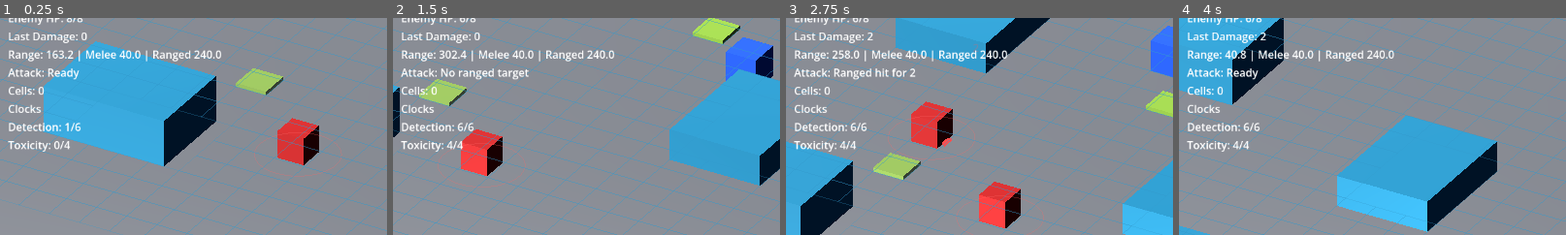
Above: before the commit, frames 1-4 (left to right).
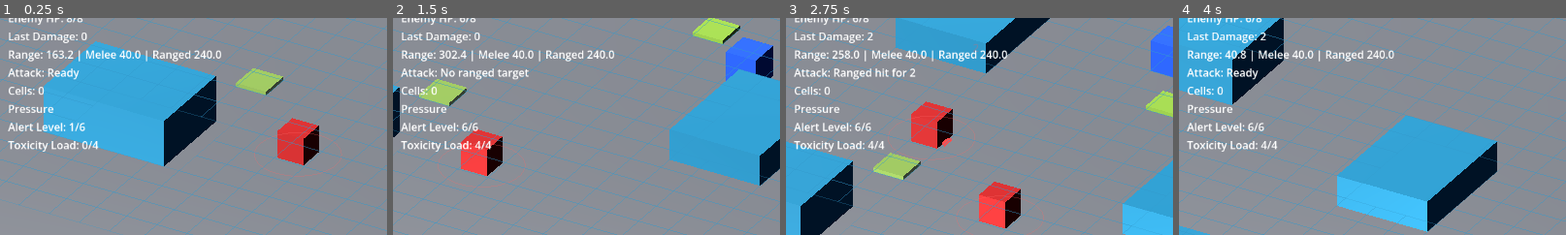
Above: after the commit, the same moments.

Repository: whelanworkmaster/cogs-and-catalysts
Game: Godot game, scene res://scenes/main.tscn
The game is run twice, just before and just after one commit, with the same random seed, the same clock (stepped at 60 frames per second) and the same inputs.
Inputs (mouse positions are % of the whole screen's width and height, from its top left):
- Up to frame 1 (0.25 s): no input
- Up to frame 2 (1.5 s): tap Enter (ui_accept) at 0.5, 0.77 s; move the mouse to (72, 45) at 0.52 s; tap F (attack) at 0.6 s; click (72, 45) at 0.67 s; tap R (ranged_attack) at 0.8, 1.35 s; move the mouse to (30, 55) at 1.27 s; click (30, 55) at 1.42 s
- Up to frame 3 (2.75 s): tap Enter (ui_accept) at 1.52 s; tap F (attack) at 1.55, 2.1 s; move the mouse to (60, 28) at 2.02 s; click (60, 28) at 2.17 s; tap R (ranged_attack) at 2.3 s
- Up to frame 4 (4 s): move the mouse to (45, 70) at 2.77 s; tap E (disengage) at 2.85 s; click (45, 70) at 2.92 s; tap Enter (ui_accept) at 3.02, 3.77 s; tap F (attack) at 3.05 s; tap R (ranged_attack) at 3.5, 3.6 s; move the mouse to (80, 65) at 3.52 s; click (80, 65) at 3.67 s
The pictures show only the part of the screen within x 0-50%, y 37-87%; the shares and areas given below are measured in that part.

The runs differ from the first frame. In frame 1, 1.0% of the frame differs, in the area x 2-26%, y 40-61%; in frame 2, 1.0%; in frame 3, 1.0%; in frame 4, 1.0%.

Commit message:
Refocus design docs and rename clock system to pressure system

Diff:
--- a/scenes/ui/combat_hud.tscn
+++ b/scenes/ui/combat_hud.tscn
@@ -56,11 +56,11 @@
 [node name="CellsLabel" type="Label" parent="MarginContainer/VBoxContainer"]
 text = "Cells: -"
 
-[node name="ClocksTitle" type="Label" parent="MarginContainer/VBoxContainer"]
-text = "Clocks"
+[node name="PressureTitle" type="Label" parent="MarginContainer/VBoxContainer"]
+text = "Pressure"
 
-[node name="DetectionClockLabel" type="Label" parent="MarginContainer/VBoxContainer"]
-text = "Detection: 0/4"
+[node name="AlertLevelLabel" type="Label" parent="MarginContainer/VBoxContainer"]
+text = "Alert Level: 0/4"
 
-[node name="ToxicityClockLabel" type="Label" parent="MarginContainer/VBoxContainer"]
-text = "Toxicity: 0/4"
+[node name="ToxicityLoadLabel" type="Label" parent="MarginContainer/VBoxContainer"]
+text = "Toxicity Load: 0/4"
--- a/scripts/player.gd
+++ b/scripts/player.gd
@@ -218,7 +218,7 @@
 			print("Ran out of AP mid-path!")
 			return
 		_attempt_reaction_attack(next_pos)
-		_tick_detection()
+		_tick_alert_level()
 
 func _on_walk_complete() -> void:
 	_is_moving = false
@@ -387,8 +387,8 @@
 		last_attack_result = "Hit for %s" % damage
 		print("Attack hit for ", damage)
 		if current_stance == Stance.AGGRESS:
-			_tick_detection()
-		_tick_detection()
+			_tick_alert_level()
+		_tick_alert_level()
 
 func _ranged_attack_target(target: Node) -> void:
 	if _is_dead:
@@ -435,8 +435,8 @@
 		last_attack_result = "Ranged hit for %s" % damage
 		print("Ranged attack hit for ", damage)
 		if current_stance == Stance.AGGRESS:
-			_tick_detection()
-		_tick_detection()
+			_tick_alert_level()
+		_tick_alert_level()
 
 func handle_turn_input():
 	if not CombatManager:
@@ -585,7 +585,7 @@
 	_spawn_damage_popup(reduced_amount, Color(1.0, 0.8, 0.2))
 	_play_hit_feedback()
 	if CombatManager:
-		CombatManager.tick_toxicity(1)
+		CombatManager.tick_toxicity_load(1)
 	if current_hp <= 0:
 		_die()
 
@@ -602,9 +602,9 @@
 	_play_death_effect()
 	_show_game_over()
 
-func _tick_detection() -> void:
+func _tick_alert_level() -> void:
 	if CombatManager:
-		CombatManager.tick_detection(1)
+		CombatManager.tick_alert_level(1)
 
 func _ensure_input_actions() -> void:
 	# Attack key (F only — left-click is now used for click-to-move)
--- a/scripts/systems/combat_manager.gd
+++ b/scripts/systems/combat_manager.gd
@@ -4,8 +4,8 @@
 signal combat_ended()
 signal turn_started(actor: Node)
 signal turn_ended(actor: Node)
-signal detection_clock_ticked(progress: int, segments: int)
-signal toxicity_clock_ticked(progress: int, segments: int)
+signal alert_level_changed(progress: int, segments: int)
+signal toxicity_load_changed(progress: int, segments: int)
 
 var active_combat: bool = false
 var actors: Array = []
@@ -16,12 +16,12 @@
 @export var ranged_attack_ap_cost: int = 4
 @export var ability_ap_cost: int = 2
 
-const Clock = preload("res://scripts/systems/clock.gd")
-var detection_clock: Clock
-var toxicity_clock: Clock
+const PressureSystem = preload("res://scripts/systems/pressure_system.gd")
+var alert_level: PressureSystem
+var toxicity_load: PressureSystem
 
 func _ready() -> void:
-	_initialize_clocks()
+	_initialize_pressure_systems()
 
 func start_combat(combat_actors: Array) -> void:
 	if active_combat:
@@ -31,7 +31,7 @@
 	current_actor_index = -1
 	GameMode.set_mode(GameMode.Mode.TURN_COMBAT)
 	combat_started.emit(actors)
-	tick_detection(1)
+	tick_alert_level(1)
 	_next_turn()
 
 func end_combat() -> void:
@@ -87,28 +87,28 @@
 		_:
 			return 0
 
-func tick_detection(steps: int = 1) -> void:
-	if not detection_clock:
+func tick_alert_level(steps: int = 1) -> void:
+	if not alert_level:
 		return
-	detection_clock.tick(steps)
-	detection_clock_ticked.emit(detection_clock.progress, detection_clock.segments)
+	alert_level.tick(steps)
+	alert_level_changed.emit(alert_level.progress, alert_level.segments)
 
-func tick_toxicity(steps: int = 1) -> void:
-	if not toxicity_clock:
+func tick_toxicity_load(steps: int = 1) -> void:
+	if not toxicity_load:
 		return
-	toxicity_clock.tick(steps)
-	toxicity_clock_ticked.emit(toxicity_clock.progress, toxicity_clock.segments)
-	print("ALARM: Toxicity clock %s/%s" % [toxicity_clock.progress, toxicity_clock.segments])
+	toxicity_load.tick(steps)
+	toxicity_load_changed.emit(toxicity_load.progress, toxicity_load.segments)
+	print("ALARM: Toxicity load %s/%s" % [toxicity_load.progress, toxicity_load.segments])
 
-func _initialize_clocks() -> void:
-	detection_clock = Clock.new()
-	detection_clock.name = "Detection"
-	detection_clock.segments = 6
-	detection_clock.progress = 0
-	toxicity_clock = Clock.new()
-	toxicity_clock.name = "Toxicity"
-	toxicity_clock.segments = 4
-	toxicity_clock.progress = 0
+func _initialize_pressure_systems() -> void:
+	alert_level = PressureSystem.new()
+	alert_level.name = "Alert Level"
+	alert_level.segments = 6
+	alert_level.progress = 0
+	toxicity_load = PressureSystem.new()
+	toxicity_load.name = "Toxicity Load"
+	toxicity_load.segments = 4
+	toxicity_load.progress = 0
 
 func _next_turn() -> void:
 	if actors.is_empty():
--- a/scripts/systems/clock.gd
+++ b/scripts/systems/pressure_system.gd
@@ -1,8 +1,8 @@
 extends Resource
 
-class_name Clock
+class_name PressureSystem
 
-@export var name: String = "Clock"
+@export var name: String = "Pressure"
 @export var segments: int = 4
 @export var progress: int = 0
 
--- a/scripts/ui/combat_hud.gd
+++ b/scripts/ui/combat_hud.gd
@@ -13,15 +13,15 @@
 @onready var range_label: Label = $MarginContainer/VBoxContainer/RangeLabel
 @onready var attack_label: Label = $MarginContainer/VBoxContainer/AttackLabel
 @onready var cells_label: Label = $MarginContainer/VBoxContainer/CellsLabel
-@onready var detection_clock_label: Label = $MarginContainer/VBoxContainer/DetectionClockLabel
-@onready var toxicity_clock_label: Label = $MarginContainer/VBoxContainer/ToxicityClockLabel
+@onready var alert_level_label: Label = $MarginContainer/VBoxContainer/AlertLevelLabel
+@onready var toxicity_load_label: Label = $MarginContainer/VBoxContainer/ToxicityLoadLabel
 
 func _ready() -> void:
 	_refresh_mode()
 	_refresh_actor()
 	_refresh_controls()
 	_refresh_state()
-	_refresh_clocks()
+	_refresh_pressure()
 	if GameMode:
 		GameMode.mode_changed.connect(_on_mode_changed)
 	if CombatManager:
@@ -35,7 +35,7 @@
 	_refresh_state()
 	_refresh_enemy_status()
 	_refresh_player_status()
-	_refresh_clocks()
+	_refresh_pressure()
 
 func _on_mode_changed(_new_mode: int, _previous_mode: int) -> void:
 	_refresh_mode()
@@ -121,15 +121,15 @@
 	var combat_state := "Combat: %s" % ("Active" if combat_active else "Idle")
 	state_label.text = "%s  %s  %s" % [combat_state, actor_state, ap_costs]
 
-func _refresh_clocks() -> void:
-	if CombatManager and CombatManager.detection_clock:
-		detection_clock_label.text = CombatManager.detection_clock.to_display()
+func _refresh_pressure() -> void:
+	if CombatManager and CombatManager.alert_level:
+		alert_level_label.text = CombatManager.alert_level.to_display()
 	else:
-		detection_clock_label.text = "Detection: -"
-	if CombatManager and CombatManager.toxicity_clock:
-		toxicity_clock_label.text = CombatManager.toxicity_clock.to_display()
+		alert_level_label.text = "Alert Level: -"
+	if CombatManager and CombatManager.toxicity_load:
+		toxicity_load_label.text = CombatManager.toxicity_load.to_display()
 	else:
-		toxicity_clock_label.text = "Toxicity: -"
+		toxicity_load_label.text = "Toxicity Load: -"
 
 func _refresh_enemy_status() -> void:
 	var player: Node = get_tree().get_first_node_in_group("player")
--- a/scripts/world/steam_vent.gd
+++ b/scripts/world/steam_vent.gd
@@ -66,4 +66,4 @@
 		body.take_damage(damage_amount, self)
 	if toxicity_ticks > 0 and CombatManager:
 		if not (damage_amount > 0 and body.is_in_group("player")):
-			CombatManager.tick_toxicity(toxicity_ticks)
+			CombatManager.tick_toxicity_load(toxicity_ticks)
Not shown, removed: scripts/systems/clock.gd.uid
Not shown, added: scripts/systems/pressure_system.gd.uid
Not shown, changed: docs/currentprogress.md
Not shown, changed: docs/designbible.md
Not shown, added: docs/implementation_backlog.md
